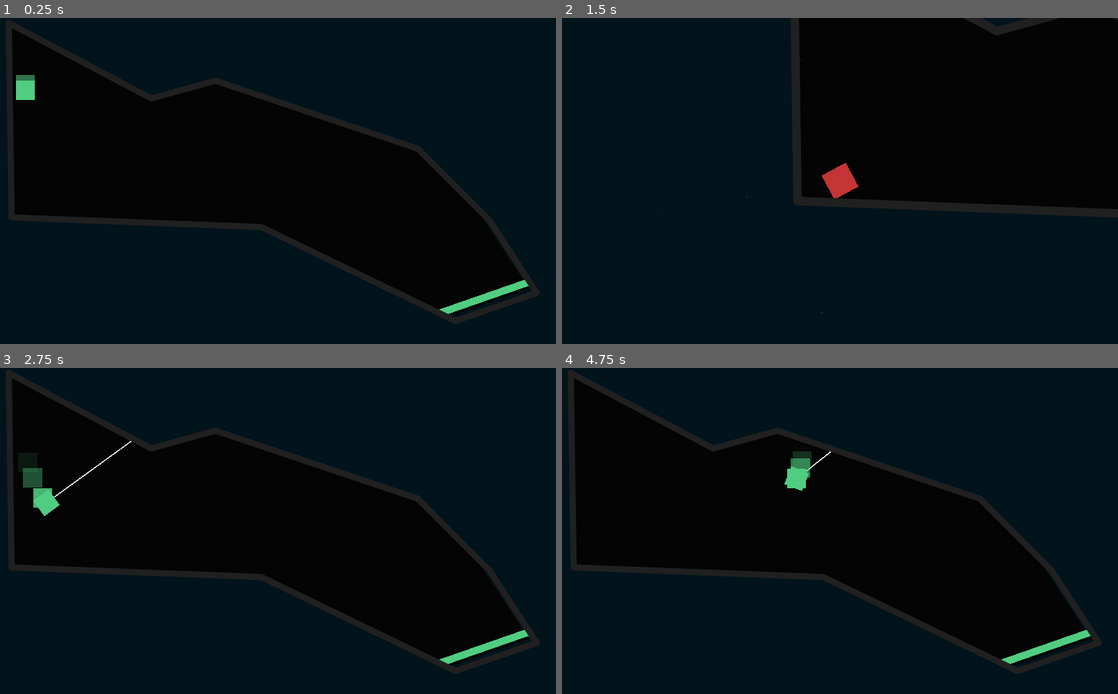
Above: before the commit, frames 1-4 (two rows, left to right).
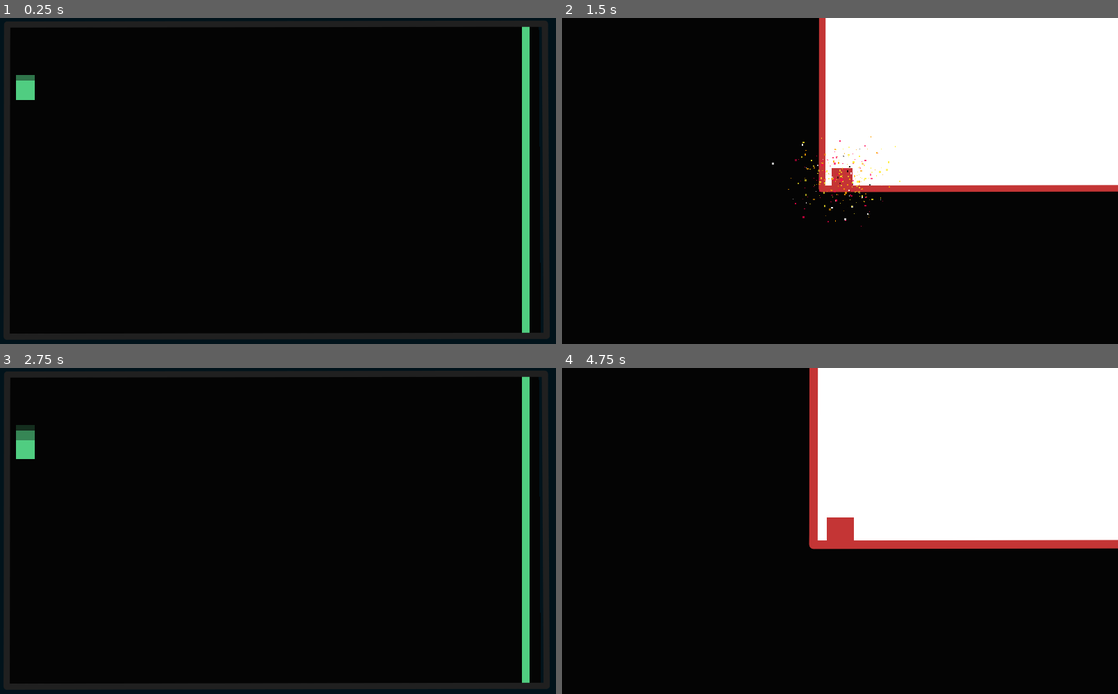
Above: after the commit, the same moments.

Repository: MrEliptik/godot_experiments
Game: Godot game, scene res://game.tscn
Two runs of this game, one before a commit and one after it. Both use one fixed random seed, a clock stepped at 60 frames per second and the inputs below.
Inputs (mouse positions are in pixels of both pictures, inside the frame that each line leads up to):
- Up to frame 1 (0.25 s): no input
- Up to frame 2 (1.5 s): move the mouse to (962, 164) at 0.52 s; click (962, 164) at 0.67 s; move the mouse to (728, 197) at 1.27 s; click (728, 197) at 1.42 s
- Up to frame 3 (2.75 s): move the mouse to (333, 459) at 2.02 s; click (333, 459) at 2.17 s
- Up to frame 4 (4.75 s): move the mouse to (812, 596) at 2.77 s; click (812, 596) at 2.92 s; move the mouse to (1006, 579) at 3.52 s; click (1006, 579) at 3.67 s; move the mouse to (673, 482) at 4.27 s; click (673, 482) at 4.42 s

The runs differ from the first frame. In frame 1, 11% of the frame differs, in the area x 0-99%, y 0-99%; in frame 2, 31%; in frame 3, 12%; in frame 4, 35%, in the area x 1-100%, y 0-95%.

Commit message:
[hang] change color when dying activate collision for joint

Diff:
--- a/2D/hang/game.gd
+++ b/2D/hang/game.gd
@@ -8,7 +8,8 @@
 onready var camera = $Camera2D
 onready var player_camera = $Player/Camera2D
 
-var curr_level_nb = 3
+var curr_level_nb = 0
+var curr_level
 
 # Called when the node enters the scene tree for the first time.
 func _ready():
@@ -29,6 +30,9 @@
 	joint.node_a = collider.get_path()
 	joint.node_b = player.get_path()
 	joint.global_position = point
+	# Important for the player to be able
+	# to collide with the node_a
+	joint.disable_collision = false
 	joints.add_child(joint)
 
 func load_next_level():
@@ -64,6 +68,7 @@
 		joints.remove_child(joints.get_child(0))
 
 func _on_Goal_body_entered(body):
+	if player.dead: return
 	print(body.name)
 	$WinSound.play()
 	player.contact_monitor = false
@@ -77,10 +82,25 @@
 		joints.remove_child(joints.get_child(0))
 
 func on_level_ready():
+	curr_level = levels.get_child(0)
 	# Connect after resetting position to avoid re-triggering
-	levels.get_child(0).get_node("Goal").connect("body_entered", self, "_on_Goal_body_entered")
+	curr_level.get_node("Goal").connect("body_entered", self, "_on_Goal_body_entered")
 
 func on_die():
+	# Switch wall color
+	if curr_level.has_method("change_wall_color"):
+		curr_level.change_wall_color(curr_level.COLORS.WALL_DEAD)
+	# Switch bg color
+	if curr_level.has_method("change_background_color"):
+		curr_level.change_background_color(curr_level.COLORS.BACKGROUND_DEAD)
+	# Invert bg
+	if curr_level.has_method("invert_background"):
+		curr_level.invert_background(false)
+
+	# Switch goal color
+	if curr_level.has_method("change_goal_color"):
+		curr_level.change_goal_color(curr_level.COLORS.WALL_DEAD)
+
 	# Switch to player's camera
 	camera.current = false
 	player_camera.current = true
--- a/2D/hang/game.tscn
+++ b/2D/hang/game.tscn
@@ -23,6 +23,7 @@
 
 [node name="Player" parent="." instance=ExtResource( 1 )]
 position = Vector2( 46.55, 118.75 )
+z_index = 1
 
 [node name="Camera2D" type="Camera2D" parent="Player"]
 script = ExtResource( 5 )
